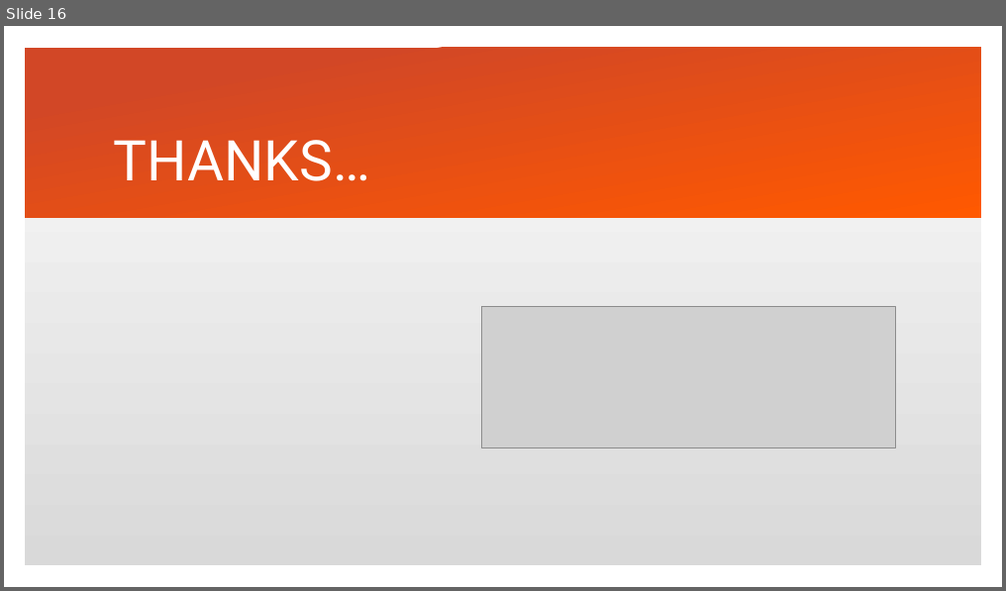
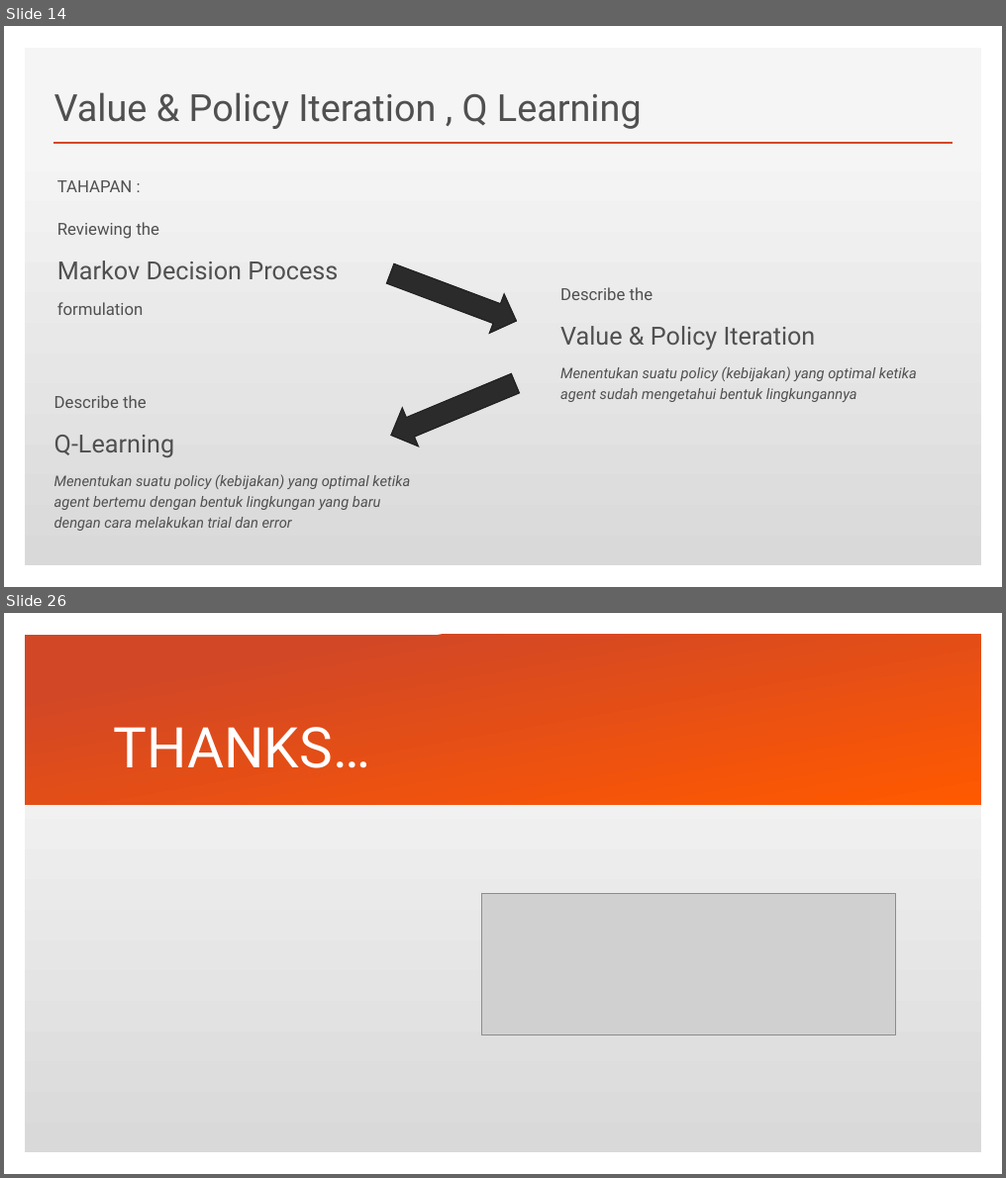
Before and after one commit to csh3l3-2017b/0b-sharing-is-caring-team_i_reinforcement_learning, a slide deck: Presentasi Kelompok Tommy.pptx. Shown one above the other, each under a label of ours: slide 16 before the commit, slides 14 and 26 after it; the slides between them are not shown. The pictures are 1006x591 and 1006x1178 pixels, drawn with LibreOffice and Linux fonts; fonts in the diff are those of the drawing; grey boxes stand for pictures. Boxes give left, top, right and bottom in pixels: in the first picture for what was removed or moved away, otherwise in the second. Text is boxed around its words. In the diff, an @@ line names an element or a change of style, - is before the commit and + after.

```diff
--- a/Presentasi Kelompok Tommy.pptx
+++ b/Presentasi Kelompok Tommy.pptx
@@ slide 14 added at box(4, 26, 1002, 587), background #FFFFFF; not listed: 2 template elements that a slide beside it also shows @@
@@ title added at box(54, 92, 642, 129), 36 pt, text #505050 @@
+Value & Policy Iteration , Q Learning
@@ line added from (54, 143) to (952, 143), #D24726 2 pt @@
@@ text added at box(57, 180, 151, 192), 17 pt, text #505050 @@
+Click to edit Master text styles
@@ text added at box(57, 180, 133, 192), 16 pt, text #505050 @@
+TAHAPAN :
@@ text added at box(57, 222, 338, 315), 16 pt, text #505050 @@
+Reviewing the
+Markov Decision Process
+formulation
@@ right arrow added at box(383, 255, 524, 341), fill #2B2B2B, outline #202020 1 pt @@
@@ text added at box(560, 287, 917, 402), 14 pt, text #505050, italic @@
+Describe the
+Value & Policy Iteration
+Menentukan suatu policy (kebijakan) yang optimal ketika agent sudah mengetahui bentuk lingkungannya
@@ right arrow added at box(383, 364, 524, 455), fill #2B2B2B, outline #202020 1 pt @@
@@ text added at box(54, 395, 410, 531), 14 pt, text #505050, italic @@
+Describe the
+Q-Learning
+Menentukan suatu policy (kebijakan) yang optimal ketika agent bertemu dengan bentuk lingkungan yang baru dengan cara melakukan trial dan error
@@ what was slide 16 is now slide 26 @@
```
Also in this commit, not shown: 1 slide changed, 10 other slides added, 1 slide removed, 3 other files.
